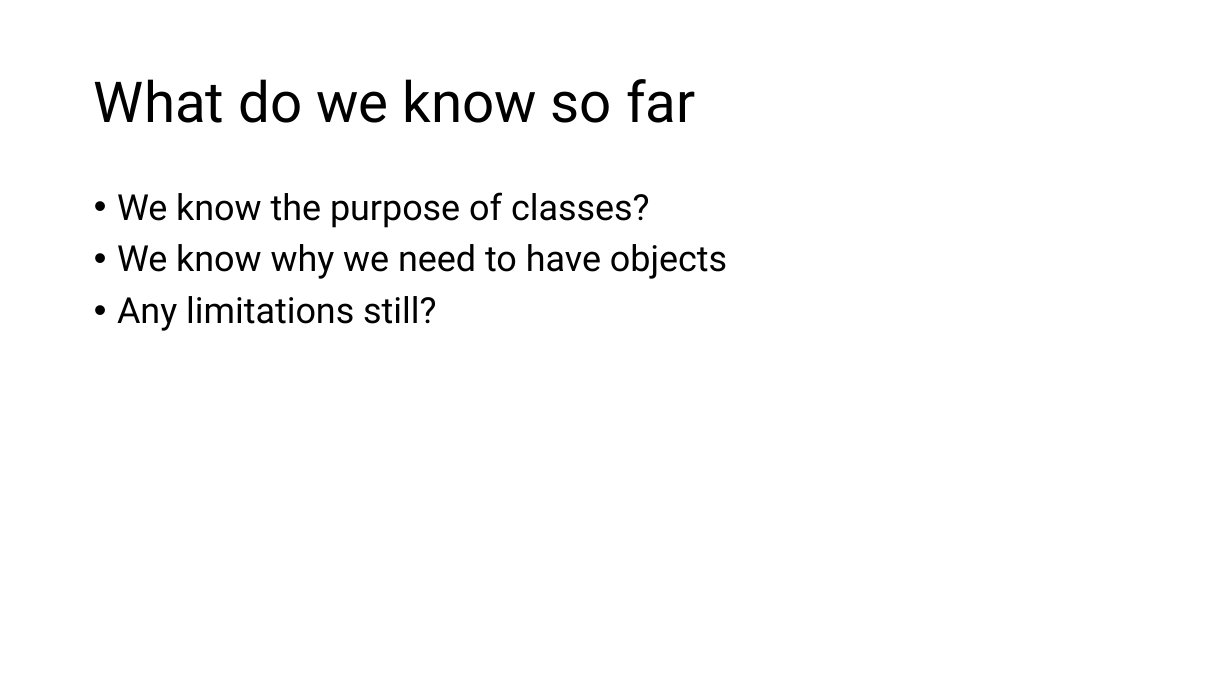
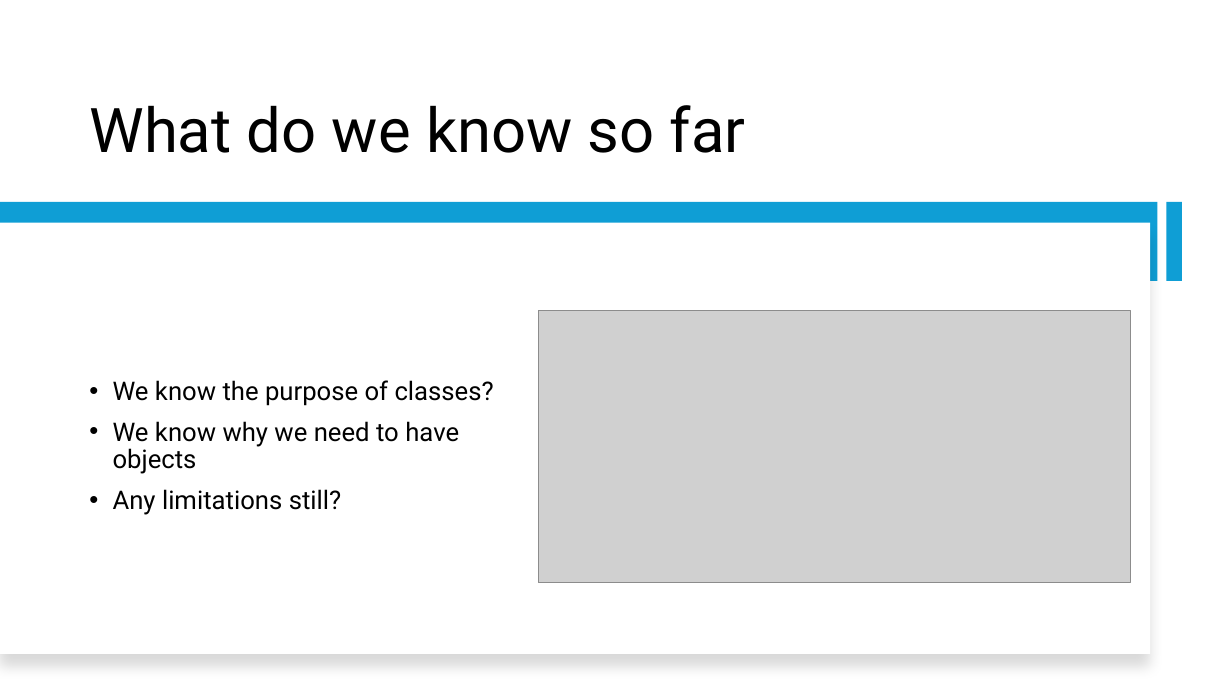
Before and after one commit to muazzamaqeel/Unversity-ComputerScience, a slide deck: slide 3 of C++/Tutoring/Lectures/WS-24/Operator Overloading/Operator Overloading.pptx (slide 2 before the commit). Drawn at 1232x693 pixels with LibreOffice and Linux fonts; fonts in the diff are those of the drawing; grey boxes stand for pictures. Boxes give left, top, right and bottom in pixels: in the first picture for what was removed or moved away, otherwise in the second. Text is boxed around its words. In the diff, an @@ line names an element or a change of style, - is before the commit and + after.

Commit message:
Lecture

```diff
--- a/C++/Tutoring/Lectures/WS-24/Operator Overloading/Operator Overloading.pptx
+++ b/C++/Tutoring/Lectures/WS-24/Operator Overloading/Operator Overloading.pptx
@@ title "What do we know so ..." at box(89, 105, 746, 153): size 44 to 48 pt; vertical alignment middle to bottom @@
@@ rectangle added at box(0, 202, 1158, 281), fill #0F9ED5 @@
@@ rectangle added at box(1166, 202, 1182, 281), fill #0F9ED5 @@
@@ rectangle added at box(0, 223, 1151, 654), fill #FFFFFF @@
@@ text "We know the purpose of ...": place and size @@
-text "We know the purpose of ..." at box(117, 192, 727, 331)
+text "We know the purpose of ..." at box(113, 380, 494, 515)
@@ text "We know the purpose of ..." at box(113, 380, 494, 515): size 28 to 20 pt; vertical alignment top to middle @@
@@ picture added at box(538, 311, 1130, 583) @@
```
Also in this commit, not shown: 8 slides added, 1 slide removed, 44 other files.
